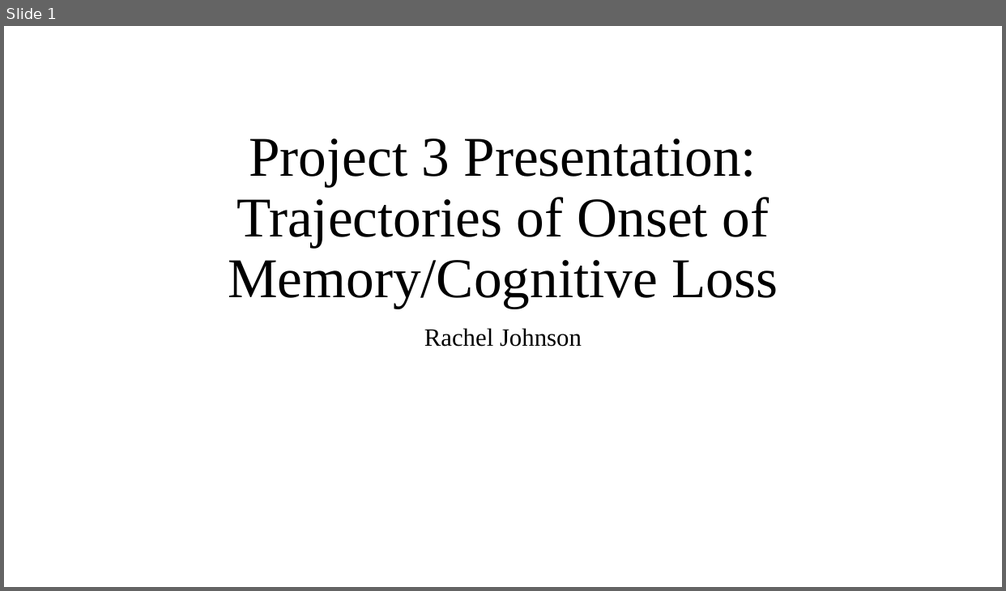
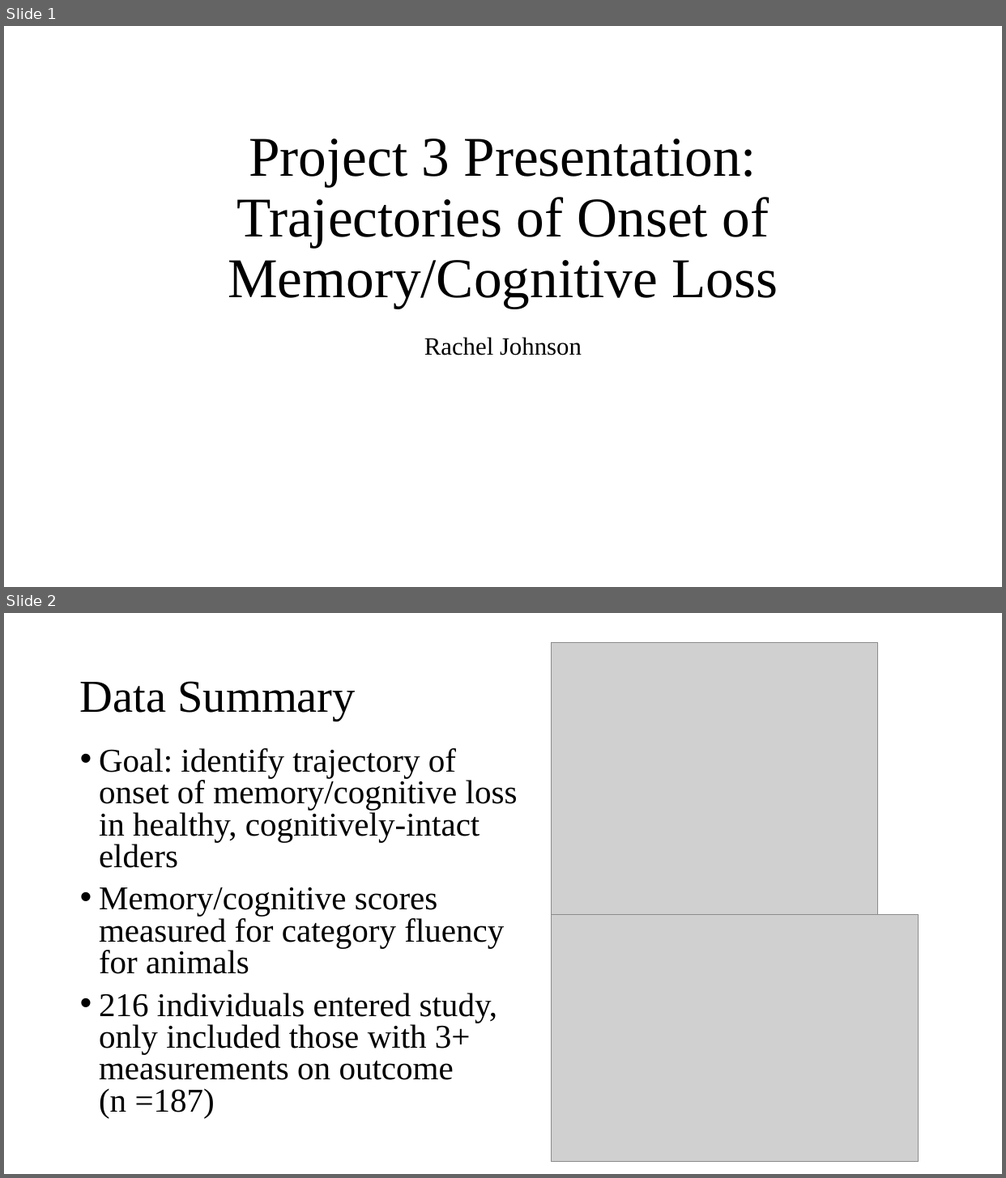
Before and after one commit to johnsra3/bios6623-johnsra3, a slide deck: Project3/Reports/Project 3 Final Presentation.pptx. Shown one above the other, each under a label of ours: slide 1 before the commit, slides 1 and 2 after it. The pictures are 1006x591 and 1006x1178 pixels, drawn with LibreOffice and Linux fonts; fonts in the diff are those of the drawing; grey boxes stand for pictures. Boxes give left, top, right and bottom in pixels: in the first picture for what was removed or moved away, otherwise in the second. Text is boxed around its words. In the diff, an @@ line names an element or a change of style, - is before the commit and + after.

```diff
--- a/Project3/Reports/Project 3 Final Presentation.pptx
+++ b/Project3/Reports/Project 3 Final Presentation.pptx
@@ slide 2 added at (x1=4, y1=613, x2=1002, y2=1174), background #FFFFFF @@
@@ picture added at (x1=552, y1=643, x2=878, y2=914) @@
@@ title added at (x1=80, y1=681, x2=356, y2=721), 44 pt, text #000000 @@
+Data Summary
@@ text added at (x1=99, y1=748, x2=518, y2=1118), 32 pt, text #000000 @@
+• Goal: identify trajectory of onset of memory/cognitive loss in healthy, cognitively-intact elders
+• Memory/cognitive scores measured for category fluency for animals
+• 216 individuals entered study, only included those with 3+ measurements on outcome (n =187)
@@ picture added at (x1=552, y1=914, x2=918, y2=1161) @@
@@ slide 1 changed as well @@
@@ subtitle "Rachel Johnson" moved from (x1=424, y1=328, x2=582, y2=347) to (x1=424, y1=337, x2=582, y2=356) @@
```
Also in this commit, not shown: 1 other slide changed, 3 other slides added, 4 slides removed, 11 other files.
